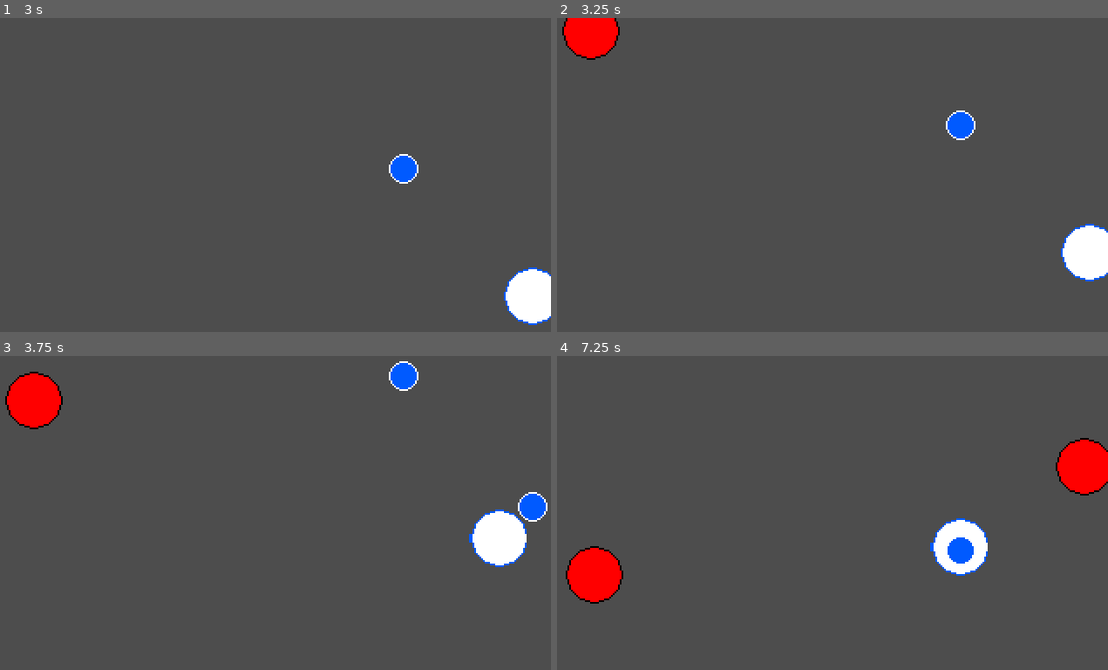
Above: before the commit, frames 1-4 (two rows, left to right).
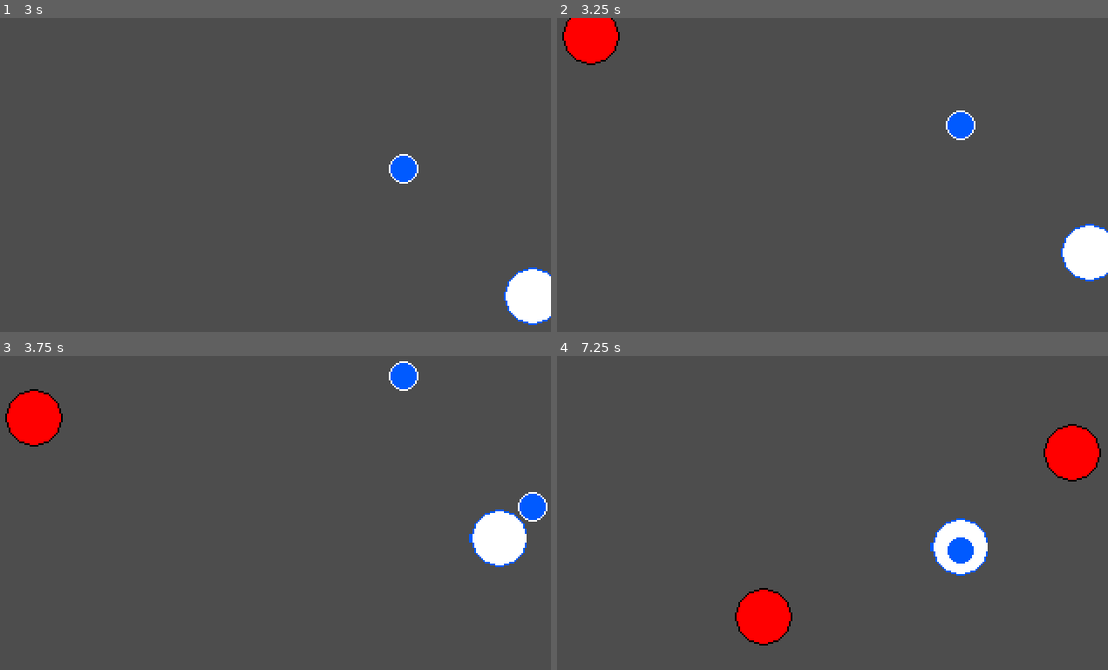
Above: after the commit, the same moments.

Repository: AsMurphy-student/simple-space-shooter
Game: Godot game, scene res://Scenes/Levels/main.tscn
Two runs of this game, one before a commit and one after it. Both use one fixed random seed, a clock stepped at 60 frames per second and the inputs below.
Inputs:
- Up to frame 1 (3 s): tap Enter at 0.5 s; hold Right (move_right) 0.53-1.28 s; hold Space (fire) 0.53-1.28 s; hold Down (move_down) 1.28-2.03 s; tap Space (fire) at 1.35, 2.85 s; hold Right (move_right) 2.03-2.78 s; hold Space (fire) 2.03-2.78 s; hold Up (move_up) from 2.78 s (still down)
- Up to frame 2 (3.25 s): keep holding Up (move_up)
- Up to frame 3 (3.75 s): release Up (move_up) at 3.53 s; hold Left (move_left) from 3.53 s (still down); hold Space (fire) from 3.53 s (still down)
- Up to frame 4 (7.25 s): release Space (fire) at 4.28 s; tap Space (fire) at 4.35, 5.85 s; release Left (move_left) at 5.03 s; hold Down (move_down) 5.03-5.78 s; hold Space (fire) 5.03-5.78 s; hold Right (move_right) 5.78-6.53 s; hold Up (move_up) from 6.53 s (still down); hold Space (fire) from 6.53 s (still down)

Frame 1 is identical in both runs. In frame 2, 0.3% of the frame differs, in the area x 0-12%, y 0-15%; in frame 3, 1.2%; in frame 4, 4.1%, in the area x 1-100%, y 21-93%.

Commit message:
Fixed issue with enemies leaving screen as i did not reset velocity

Diff:
--- a/shooter/Scenes/Objects/enemy.tscn
+++ b/shooter/Scenes/Objects/enemy.tscn
@@ -20,7 +20,6 @@
 [node name="VisibleOnScreenNotifier2D" type="VisibleOnScreenNotifier2D" parent="."]
 
 [node name="MoveTimer" type="Timer" parent="."]
-one_shot = true
 
 [connection signal="screen_exited" from="VisibleOnScreenNotifier2D" to="." method="_on_visible_on_screen_notifier_2d_screen_exited"]
 [connection signal="timeout" from="MoveTimer" to="." method="_on_move_timer_timeout"]
--- a/shooter/Scripts/enemy.gd
+++ b/shooter/Scripts/enemy.gd
@@ -1,15 +1,18 @@
 extends RigidBody2D
 
-@export var speed = 100
+@export var speed = 50
 
 var PositionToGo
 var moving = false
 var movingRight = false
 var movingLeft = false
 
+var screen_size
+
 # Called when the node enters the scene tree for the first time.
 func _ready():
 	$MoveTimer.start()
+	screen_size = get_viewport_rect().size
 
 
 # Called every frame. 'delta' is the elapsed time since the previous frame.
@@ -19,22 +22,27 @@
 			moving = false
 			movingRight = false
 			$MoveTimer.start()
+			return
 	else: if (movingLeft):
 		if (position.x <= PositionToGo):
 			moving = false
 			movingLeft = false
 			$MoveTimer.start()
-
+			return
+	var velocity = Vector2.ZERO
 	if (moving):
-		var velocity = Vector2.ZERO
 		if (movingRight):
 			velocity.x += 1
 		else: if (movingLeft):
 			velocity.x -= 1
 
-		velocity = velocity.normalized() * speed
+	velocity.y += 0.5
 
-		position.x += velocity.x * delta
+	velocity = velocity.normalized() * speed
+
+	linear_velocity = velocity
+
+		#position.x += velocity.x * delta
 
 
 func _on_visible_on_screen_notifier_2d_screen_exited():
@@ -43,27 +51,29 @@
 
 
 func _on_move_timer_timeout():
-	if (randi_range(1, 100) < 50):
-		var newPos = randi_range(10, 50)
-		if (position.x - newPos <= 0):
-			movingRight = true
-			movingLeft = false
-			moving = true
-			PositionToGo = position.x + newPos
-		else:
-			movingRight = false
-			movingLeft = true
-			moving = true
-			PositionToGo = position.x - newPos
+	$MoveTimer.stop()
+	# if (randi_range(1, 100) < 50):
+	var newPos = randi_range(40, 200)
+	# if (position.x - newPos <= 50):
+	if (position.x < newPos):
+		movingRight = true
+		movingLeft = false
+		moving = true
+		PositionToGo = newPos
 	else:
-		var newPos = randi_range(10, 50)
-		if (position.x + newPos >= 320):
-			movingRight = false
-			movingLeft = true
-			moving = true
-			PositionToGo = position.x - newPos
-		else:
-			movingRight = true
-			movingLeft = false
-			moving = true
-			PositionToGo = position.x + newPos
+		movingRight = false
+		movingLeft = true
+		moving = true
+		PositionToGo = newPos
+	#else:
+		#var newPos = randi_range(10, 50)
+		#if (position.x + newPos >= 200):
+			#movingRight = false
+			#movingLeft = true
+			#moving = true
+			#PositionToGo = position.x - newPos
+		#else:
+			#movingRight = true
+			#movingLeft = false
+			#moving = true
+			#PositionToGo = position.x + newPos
